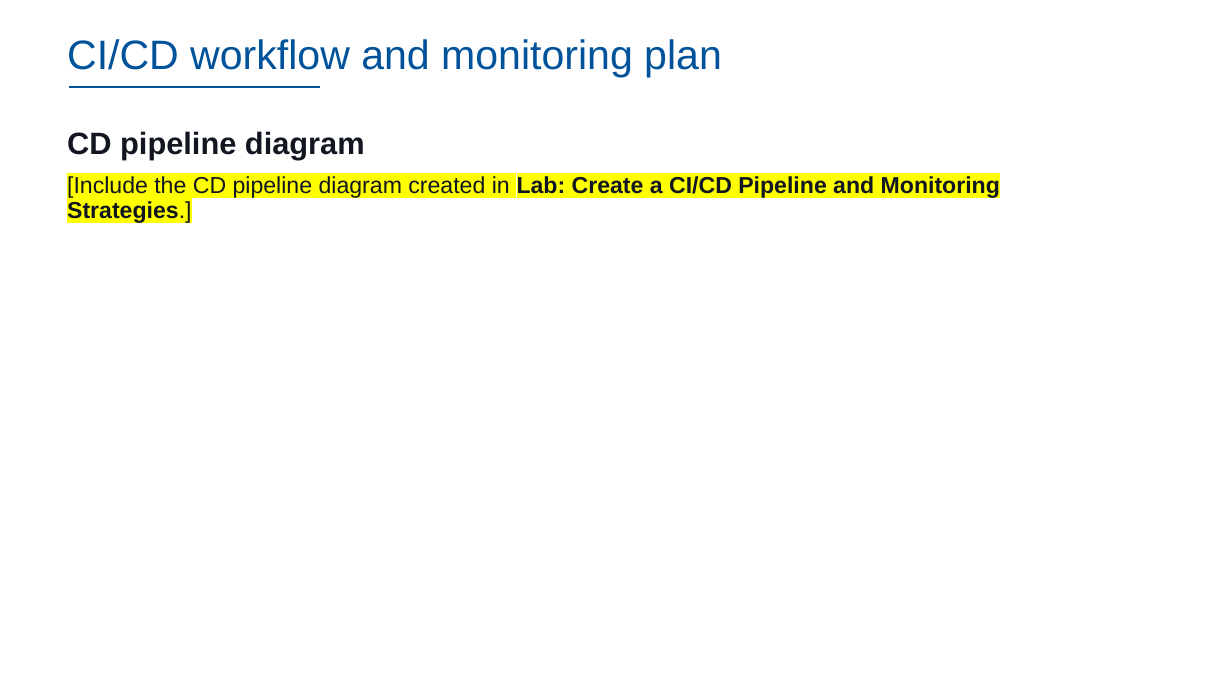
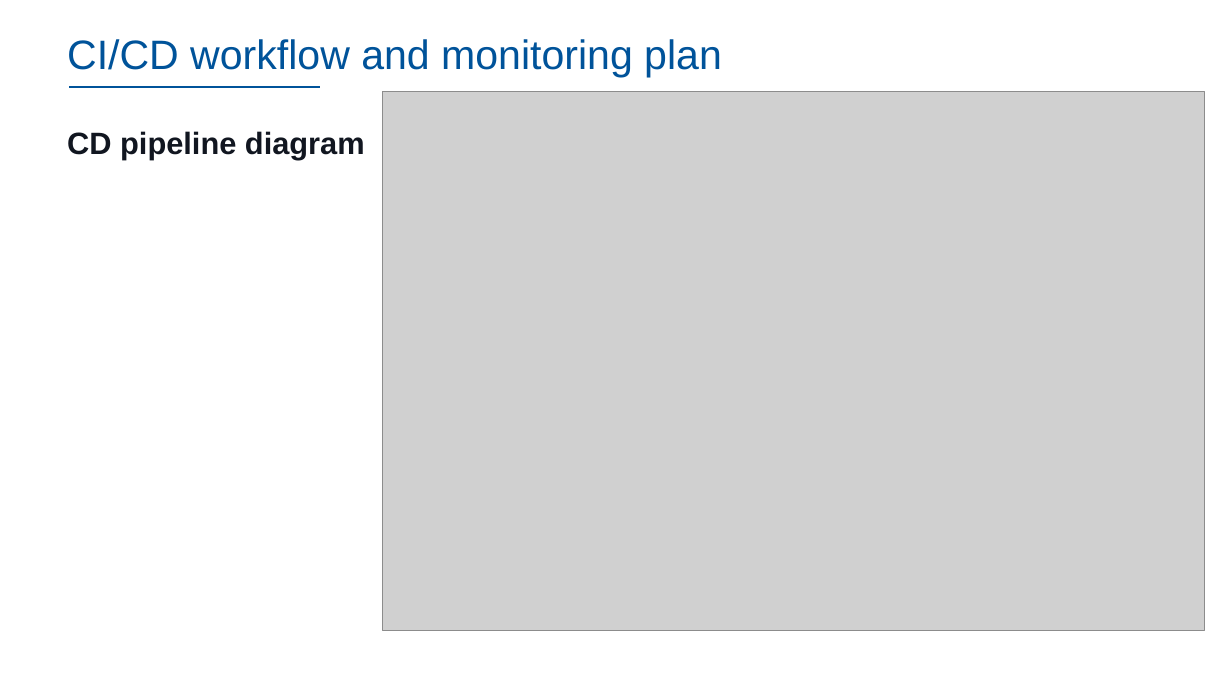
Before and after one commit to dennislamcv1/IBMSSA, a slide deck: slide 30 of Systems and Solutions Architect Capstone Project/Final Project.pptx (slide 32 before the commit). Drawn at 1232x693 pixels with LibreOffice and Linux fonts; fonts in the diff are those of the drawing; grey boxes stand for pictures; background and template pictures are left out. Boxes give left, top, right and bottom in pixels: in the first picture for what was removed or moved away, otherwise in the second. Text is boxed around its words. In the diff, an @@ line names an element or a change of style, - is before the commit and + after.

```diff
--- a/Systems and Solutions Architect Capstone Project/Final Project.pptx
+++ b/Systems and Solutions Architect Capstone Project/Final Project.pptx
@@ picture added at (x1=383, y1=91, x2=1204, y2=631) @@
@@ text at (x1=67, y1=176, x2=1000, y2=224): paragraph removed @@
-[Include the CD pipeline diagram created in Lab: Create a CI/CD Pipeline and Monitoring Strategies.]
```
Also in this commit, not shown: 8 other slides changed, 3 slides added, 5 slides removed, 11 other files.
